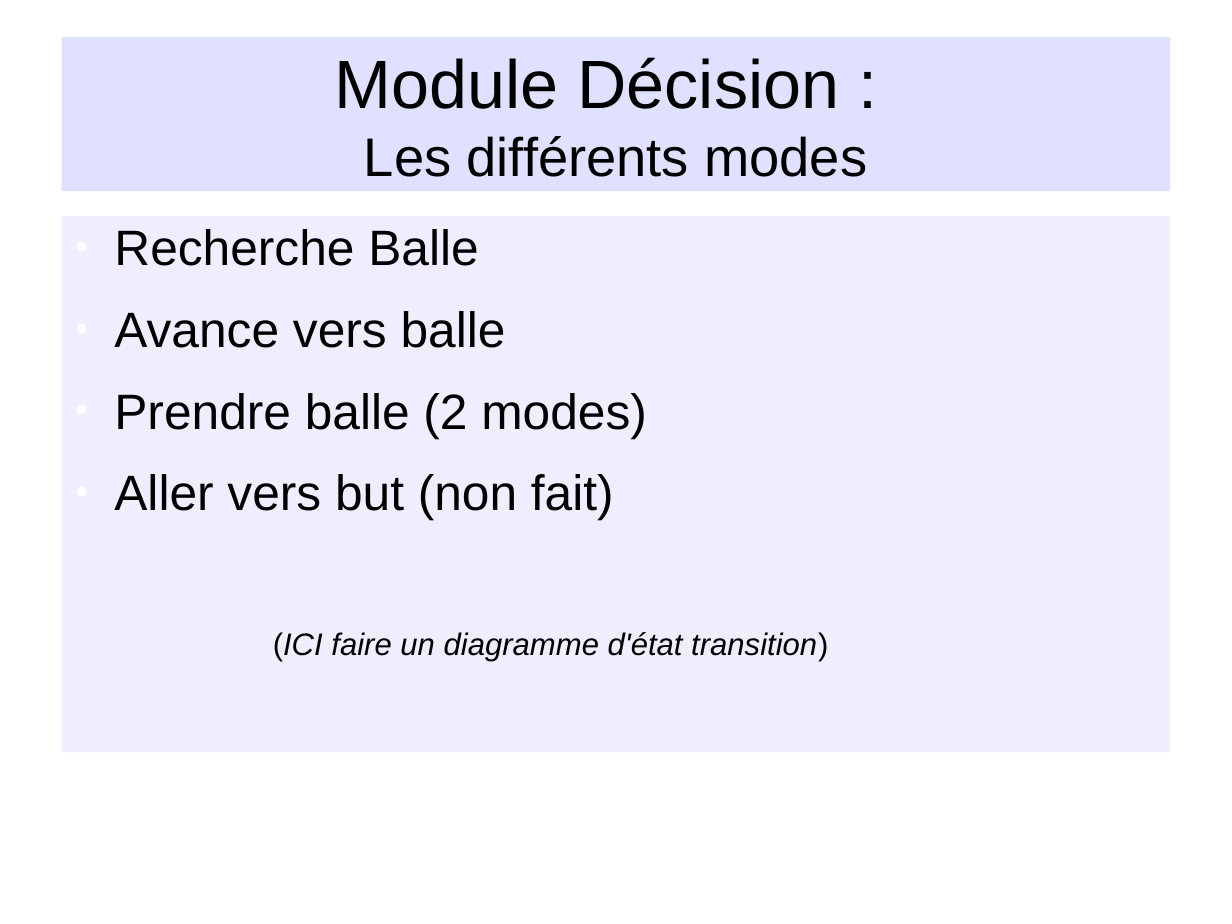
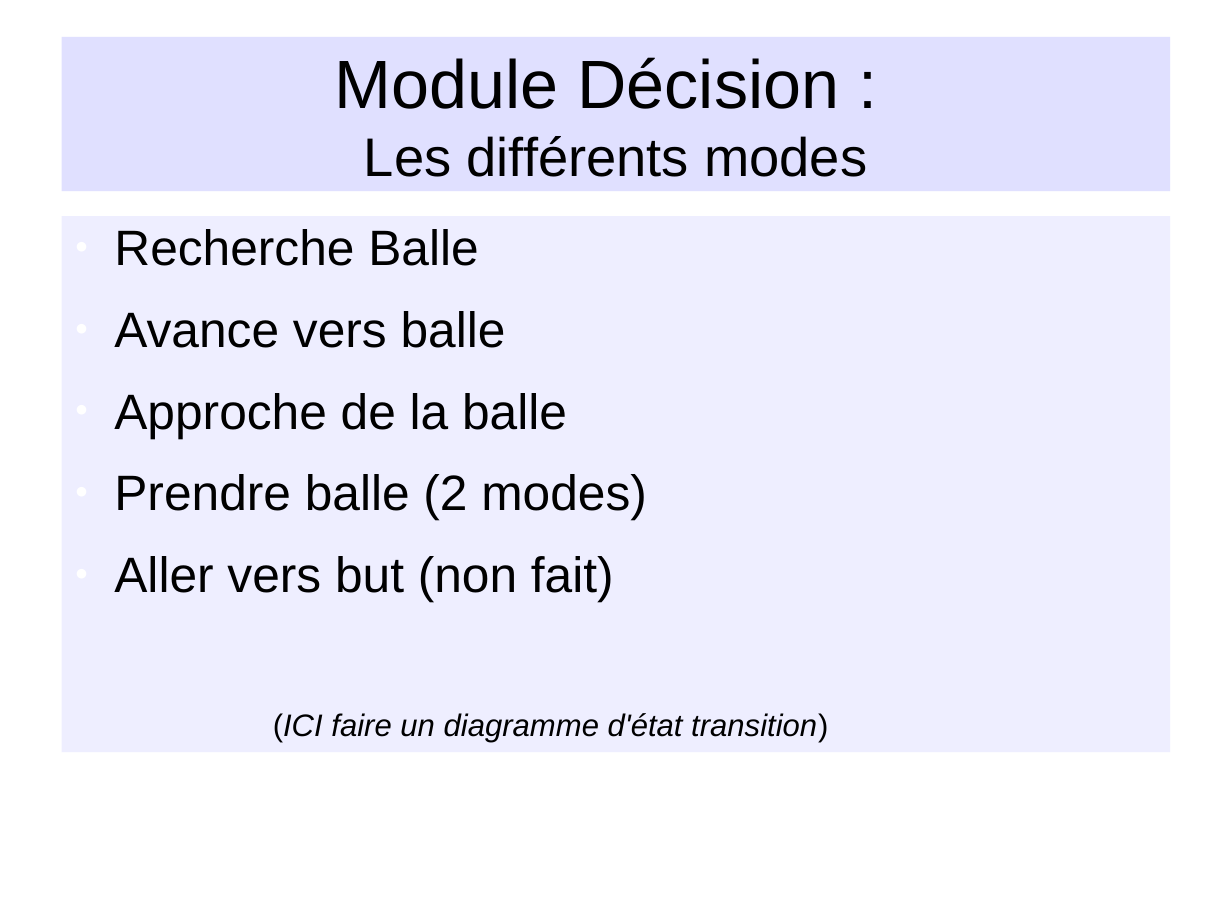
Before and after one commit to NesKaphe/nao-p7, a slide deck: slide 17 of documents/diaporama/diapo_nao.odp (slide 10 before the commit). Drawn at 1232x924 pixels with LibreOffice and Linux fonts; fonts in the diff are those of the drawing; background and template pictures are left out. Boxes give left, top, right and bottom in pixels: in the first picture for what was removed or moved away, otherwise in the second. Text is boxed around its words. In the diff, an @@ line names an element or a change of style, - is before the commit and + after.

```diff
--- a/documents/diaporama/diapo_nao.odp
+++ b/documents/diaporama/diapo_nao.odp
@@ text at [114,393,567,438]: paragraph added @@
+● Approche de la balle
```
Also in this commit, not shown: 5 other slides changed, 8 slides added, 13 other files.
